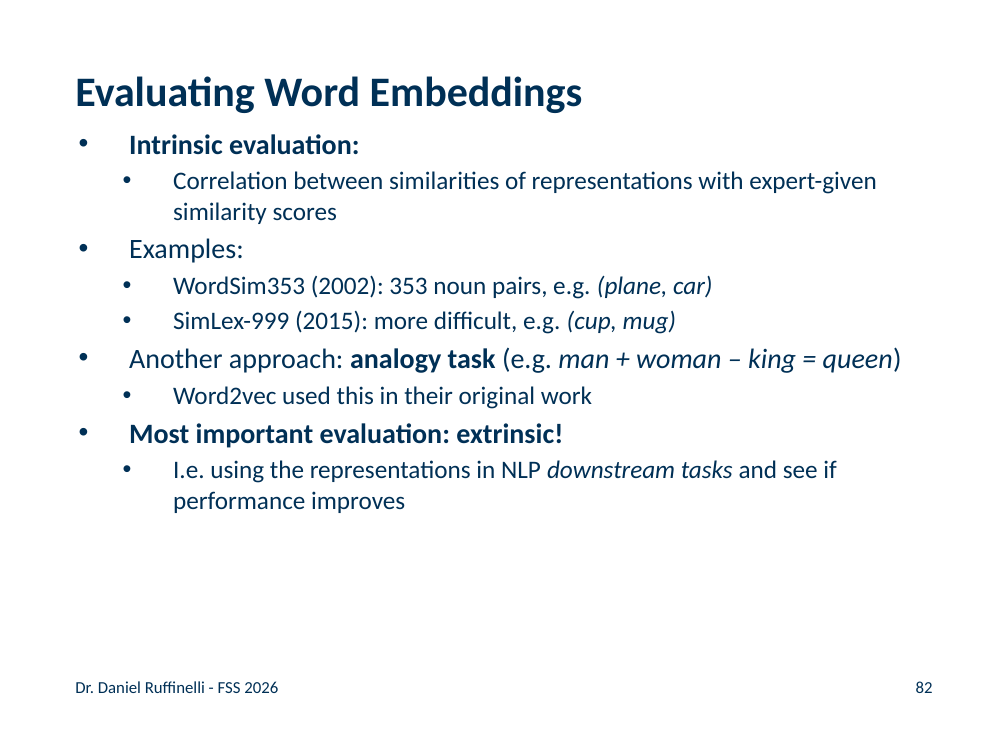
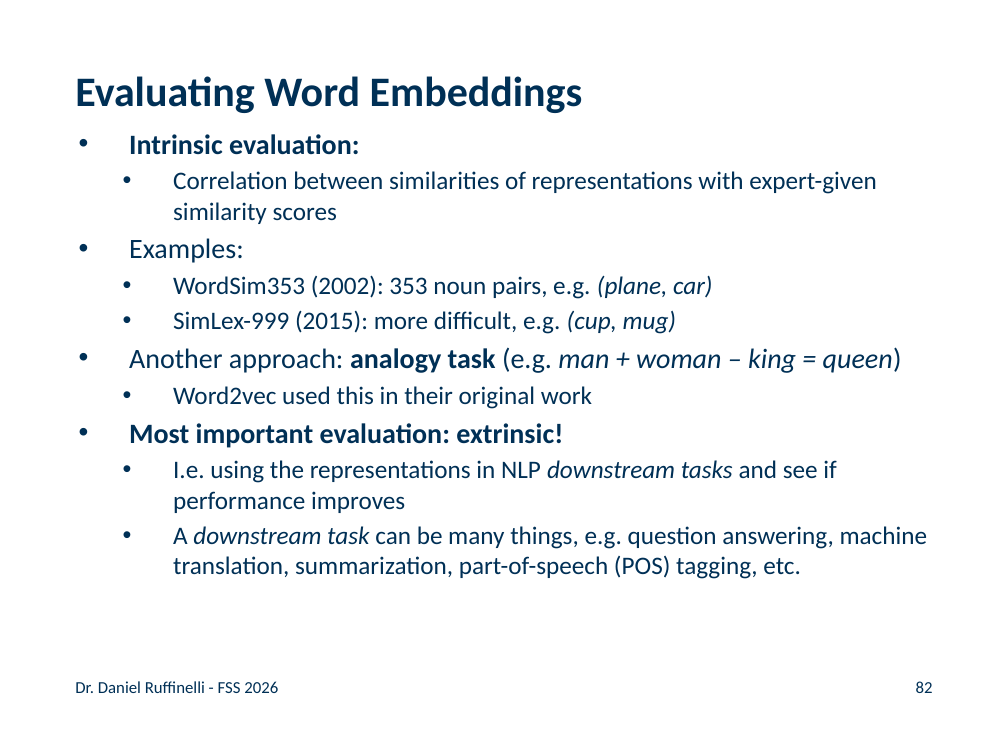
Before and after one commit to rufex2001/teaching_llms, a slide deck: slide 82 of lectures/02_ml_dl_word_embeddings/02_ml_dl_word_embeddings.pptx. Drawn at 1008x756 pixels with LibreOffice and Linux fonts; fonts in the diff are those of the drawing; background and template pictures are left out. Boxes give left, top, right and bottom in pixels: in the first picture for what was removed or moved away, otherwise in the second. Text is boxed around its words. In the diff, an @@ line names an element or a change of style, - is before the commit and + after.

```diff
--- a/lectures/02_ml_dl_word_embeddings/02_ml_dl_word_embeddings.pptx
+++ b/lectures/02_ml_dl_word_embeddings/02_ml_dl_word_embeddings.pptx
@@ text at [173, 526, 928, 579]: paragraph added @@
+  • A downstream task can be many things, e.g. question answering, machine translation, summarization, part-of-speech (POS) tagging, etc.
```
Also in this commit, not shown: 6 other slides changed, 3 other files.
